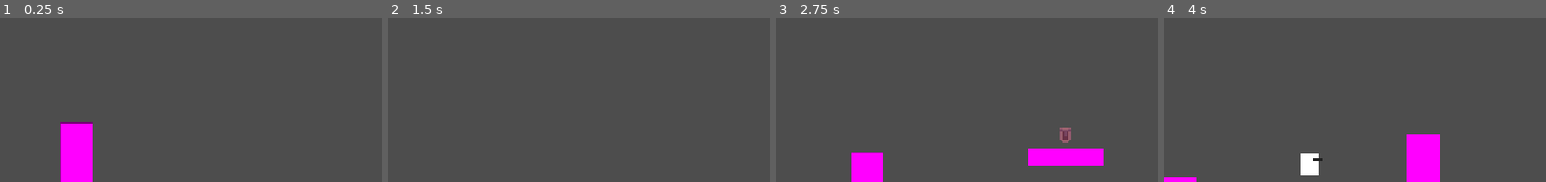
Above: before the commit, frames 1-4 (left to right).
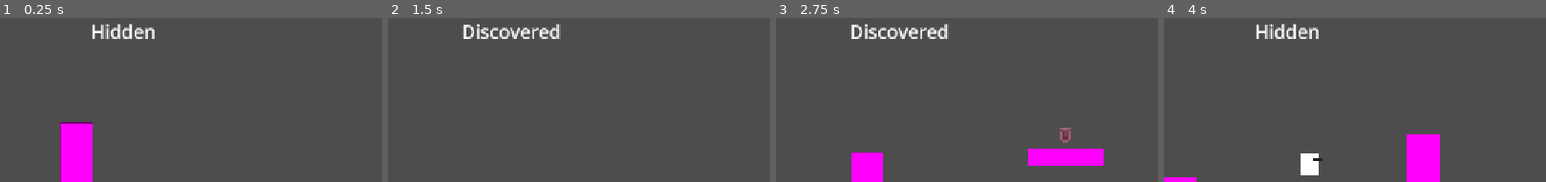
Above: after the commit, the same moments.

Repository: cachandlerdev/gmtk-2026
Game: Godot game, scene res://scenes/levels/enemy_test_level.tscn
Same seed, same stepped clock (60 frames per second), same inputs: the game is played once before the commit and once after it.
Inputs (mouse positions are % of the whole screen's width and height, from its top left):
- Up to frame 1 (0.25 s): no input
- Up to frame 2 (1.5 s): move the mouse to (72, 49) at 0.52 s; hold D (move_right) from 0.53 s (still down); right-click (72, 49) at 0.6 s; tap Space (jump) at 0.77 s; move the mouse to (30, 62) at 1.27 s; tap S (aim_down) at 1.35 s
- Up to frame 3 (2.75 s): tap Space (jump) at 1.52 s; move the mouse to (60, 27) at 2.02 s; release D (move_right) at 2.03 s; hold A (move_left) from 2.03 s (still down); tap W (aim_up) at 2.1 s
- Up to frame 4 (4 s): move the mouse to (45, 82) at 2.77 s; release A (move_left) at 2.78 s; hold D (move_right) from 2.78 s (still down); tap Shift (dash) at 2.85 s; tap Space (jump) at 3.02, 3.77 s; move the mouse to (80, 75) at 3.52 s; tap E (interact) at 3.6 s
The pictures show only the part of the screen within x 34-84%, y 0-50%; the shares and areas given below are measured in that part.

The runs differ from the first frame. In frame 1, 0.9% of the frame differs, in the area x 24-41%, y 3-13%; in frame 2, 1.2%, in the area x 19-46%, y 3-13%; in frame 3, 1.2%; in frame 4, 0.9%.

Commit message:
feat: add hud stealth visibility marker

Diff:
--- a/default_bus_layout.tres
+++ b/default_bus_layout.tres
@@ -5,7 +5,7 @@
 bus/1/solo = false
 bus/1/mute = false
 bus/1/bypass_fx = false
-bus/1/volume_db = 0.0
+bus/1/volume_db = -6.2473907
 bus/1/send = &"Master"
 bus/2/name = &"SFX"
 bus/2/solo = false
--- a/project.godot
+++ b/project.godot
@@ -20,6 +20,7 @@
 PauseMenu="*res://scenes/ui/pause_menu.tscn"
 MusicPlayer="*uid://bfn2vubl544g"
 GameMode="*uid://b06epmfr0ogfd"
+Hud="*uid://cgoesllp5258s"
 
 [display]
 
--- a/scenes/assets/enemy.tscn
+++ b/scenes/assets/enemy.tscn
@@ -9,42 +9,40 @@
 [sub_resource type="RectangleShape2D" id="Shape_hit"]
 size = Vector2(40, 48)
 
-[node name="Enemy" type="CharacterBody2D"]
+[node name="Enemy" type="CharacterBody2D" unique_id=245799776]
 collision_layer = 16
-collision_mask = 1
 script = ExtResource("1_enemy")
 
-[node name="Visual" type="Node2D" parent="."]
+[node name="Visual" type="Node2D" parent="." unique_id=307105698]
 
-[node name="Body" type="Polygon2D" parent="Visual"]
+[node name="Body" type="Polygon2D" parent="Visual" unique_id=800521712]
 color = Color(0.45, 0.18, 0.5, 1)
 polygon = PackedVector2Array(-18, 22, 18, 22, 18, -12, 8, -22, -8, -22, -18, -12)
 
-[node name="Eye" type="Polygon2D" parent="Visual"]
-color = Color(1, 1, 1, 1)
+[node name="Eye" type="Polygon2D" parent="Visual" unique_id=402540187]
 polygon = PackedVector2Array(4, -14, 14, -14, 14, -4, 4, -4)
 
-[node name="Pupil" type="Polygon2D" parent="Visual"]
+[node name="Pupil" type="Polygon2D" parent="Visual" unique_id=1936481640]
 color = Color(0.05, 0.05, 0.05, 1)
 polygon = PackedVector2Array(9, -12, 13, -12, 13, -6, 9, -6)
 
-[node name="CollisionShape2D" type="CollisionShape2D" parent="."]
+[node name="CollisionShape2D" type="CollisionShape2D" parent="." unique_id=498682953]
 shape = SubResource("Shape_body")
 
-[node name="LedgeRay" type="RayCast2D" parent="."]
+[node name="LedgeRay" type="RayCast2D" parent="." unique_id=1815644042]
 position = Vector2(20, 0)
 target_position = Vector2(0, 34)
-collision_mask = 1
 
-[node name="Hitbox" type="Area2D" parent="."]
+[node name="Hitbox" type="Area2D" parent="." unique_id=2002285091]
 collision_layer = 0
 collision_mask = 7
-monitoring = true
 monitorable = false
 
-[node name="CollisionShape2D" type="CollisionShape2D" parent="Hitbox"]
+[node name="CollisionShape2D" type="CollisionShape2D" parent="Hitbox" unique_id=1027005596]
 shape = SubResource("Shape_hit")
 
-[node name="VisionCone" parent="." instance=ExtResource("2_vision")]
+[node name="VisionCone" parent="." unique_id=874998519 instance=ExtResource("2_vision")]
+
+[node name="DeathDespawnTimer" type="Timer" parent="." unique_id=229173128]
 
 [connection signal="body_entered" from="Hitbox" to="." method="_on_hitbox_body_entered"]
--- a/scenes/audio/music_player.tscn
+++ b/scenes/audio/music_player.tscn
@@ -38,7 +38,7 @@
 "fade_beats": 1.0,
 "fade_mode": 4,
 "from_time": 1,
-"to_time": 0
+"to_time": 1
 },
 Vector2i(2, 1): {
 "fade_beats": 1.0,
@@ -57,3 +57,4 @@
 [node name="AudioStreamPlayer" type="AudioStreamPlayer" unique_id=1450982905]
 stream = SubResource("AudioStreamInteractive_uo026")
 autoplay = true
+bus = &"Music"
--- a/scenes/levels/test_level.tscn
+++ b/scenes/levels/test_level.tscn
@@ -47,6 +47,18 @@
 position = Vector2(-744.00006, -317)
 scale = Vector2(0.079999164, 4.560001)
 
+[node name="Floor15" parent="." unique_id=981071487 instance=ExtResource("2_fr1um")]
+position = Vector2(2025, -189.00003)
+scale = Vector2(0.079999164, 4.560001)
+
 [node name="Floor12" parent="." unique_id=723876858 instance=ExtResource("2_fr1um")]
 position = Vector2(-1229.0001, -422)
 scale = Vector2(0.4954827, 0.3499207)
+
+[node name="Floor14" parent="." unique_id=1221645 instance=ExtResource("2_fr1um")]
+position = Vector2(1797, 30.99997)
+scale = Vector2(0.4954827, 0.3499207)
+
+[node name="Floor16" parent="." unique_id=490377460 instance=ExtResource("2_fr1um")]
+position = Vector2(2258, -404.99997)
+scale = Vector2(0.4954827, 0.3499207)
--- /dev/null
+++ b/scenes/ui/hud.tscn
@@ -0,0 +1,26 @@
+[gd_scene format=3 uid="uid://cgoesllp5258s"]
+
+[ext_resource type="PackedScene" uid="uid://cxtogyr5g2y5r" path="res://scenes/ui/visibility_indicator.tscn" id="1_0mwgc"]
+
+[node name="CanvasLayer" type="CanvasLayer" unique_id=311716904]
+
+[node name="HUD" type="Control" parent="." unique_id=1791053006]
+layout_mode = 3
+anchors_preset = 15
+anchor_right = 1.0
+anchor_bottom = 1.0
+grow_horizontal = 2
+grow_vertical = 2
+
+[node name="HBoxContainer" type="HBoxContainer" parent="HUD" unique_id=157453596]
+layout_mode = 1
+anchors_preset = 10
+anchor_right = 1.0
+offset_bottom = 138.0
+grow_horizontal = 2
+offset_transform_enabled = true
+alignment = 1
+
+[node name="VisibilityIndicator" parent="HUD/HBoxContainer" unique_id=1711087192 instance=ExtResource("1_0mwgc")]
+layout_mode = 2
+vertical_alignment = 1
--- /dev/null
+++ b/scenes/ui/visibility_indicator.tscn
@@ -0,0 +1,11 @@
+[gd_scene format=3 uid="uid://cxtogyr5g2y5r"]
+
+[ext_resource type="Script" uid="uid://2mlejm5elnlr" path="res://scripts/visibility_indicator.gd" id="1_hope5"]
+
+[node name="VisibilityIndicator" type="Label" unique_id=1711087192]
+offset_right = 40.0
+offset_bottom = 23.0
+theme_override_font_sizes/font_size = 28
+text = "Hidden"
+horizontal_alignment = 1
+script = ExtResource("1_hope5")
--- a/scripts/enemy_base.gd
+++ b/scripts/enemy_base.gd
@@ -66,6 +66,9 @@
 
 ## Called just before the enemy is freed.
 func _on_death() -> void:
+	print("dead")
+	if is_alerted:
+		GameMode.remove_watching_guard()
 	pass
 
 
@@ -125,11 +128,15 @@
 	if _vision == null:
 		return
 	if _vision.can_see_player:
+		if not is_alerted:
+			GameMode.add_watching_guard()
 		is_alerted = true
 		_lost_time = 0.0
 	elif is_alerted:
 		_lost_time += delta
 		if _lost_time >= alert_linger:
+			if is_alerted:
+				GameMode.remove_watching_guard()
 			is_alerted = false
 
 
--- a/scripts/game_mode.gd
+++ b/scripts/game_mode.gd
@@ -1,4 +1,7 @@
 extends Node
+
+
+var _num_of_alert_guards: int = 0
 
 
 # Called when the node enters the scene tree for the first time.
@@ -8,4 +11,22 @@
 
 # Called every frame. 'delta' is the elapsed time since the previous frame.
 func _process(delta: float) -> void:
+	print(_num_of_alert_guards)
 	pass
+
+
+## Returns whether there are any guards that currently know where the player is.
+func is_hidden() -> bool:
+	return _num_of_alert_guards == 0
+
+
+## Used to let the player know that he's been discovered. Adds the guard to a
+## list of alert guards.
+func add_watching_guard() -> void:
+	_num_of_alert_guards += 1
+
+
+## Used when a guard gives up and loses the player. Removes the specified guard
+## from the list of alert guards.
+func remove_watching_guard() -> void:
+	_num_of_alert_guards -= 1
--- a/scripts/patrol_enemy.gd
+++ b/scripts/patrol_enemy.gd
@@ -13,3 +13,7 @@
 		chase_step(chase_speed)
 	else:
 		patrol_step(speed)
+
+
+func _on_death_despawn_timer_timeout() -> void:
+	pass # Replace with function body.
--- /dev/null
+++ b/scripts/visibility_indicator.gd
@@ -0,0 +1,13 @@
+extends Label
+
+# Called when the node enters the scene tree for the first time.
+func _ready() -> void:
+	pass # Replace with function body.
+
+
+# Called every frame. 'delta' is the elapsed time since the previous frame.
+func _process(delta: float) -> void:
+	if GameMode.is_hidden():
+		text = "Hidden"
+	else:
+		text = "Discovered"
Not shown: 1 places in scenes/assets/enemy.tscn that only renumber resources
Not shown, added: scripts/visibility_indicator.gd.uid
